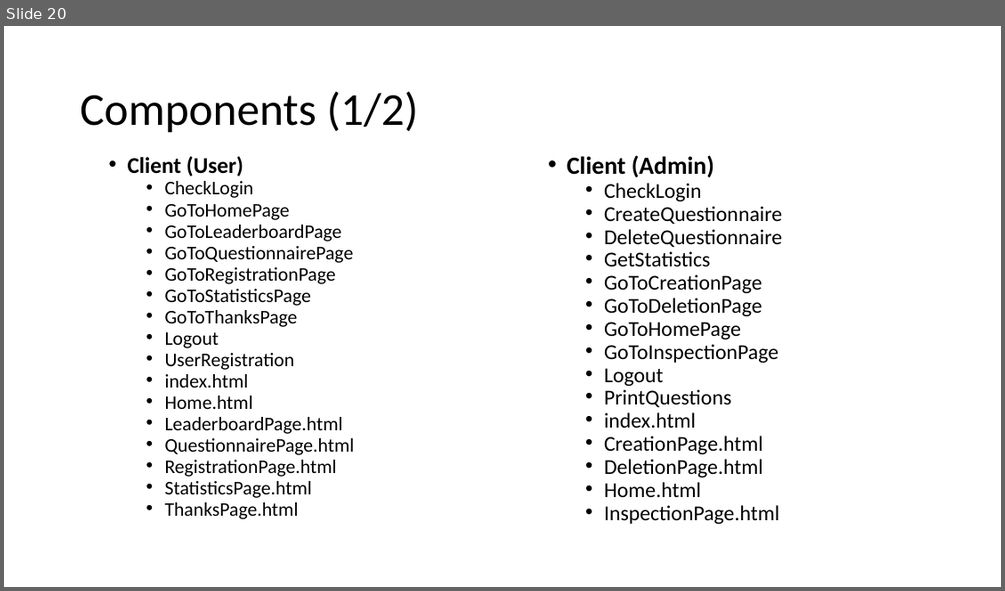
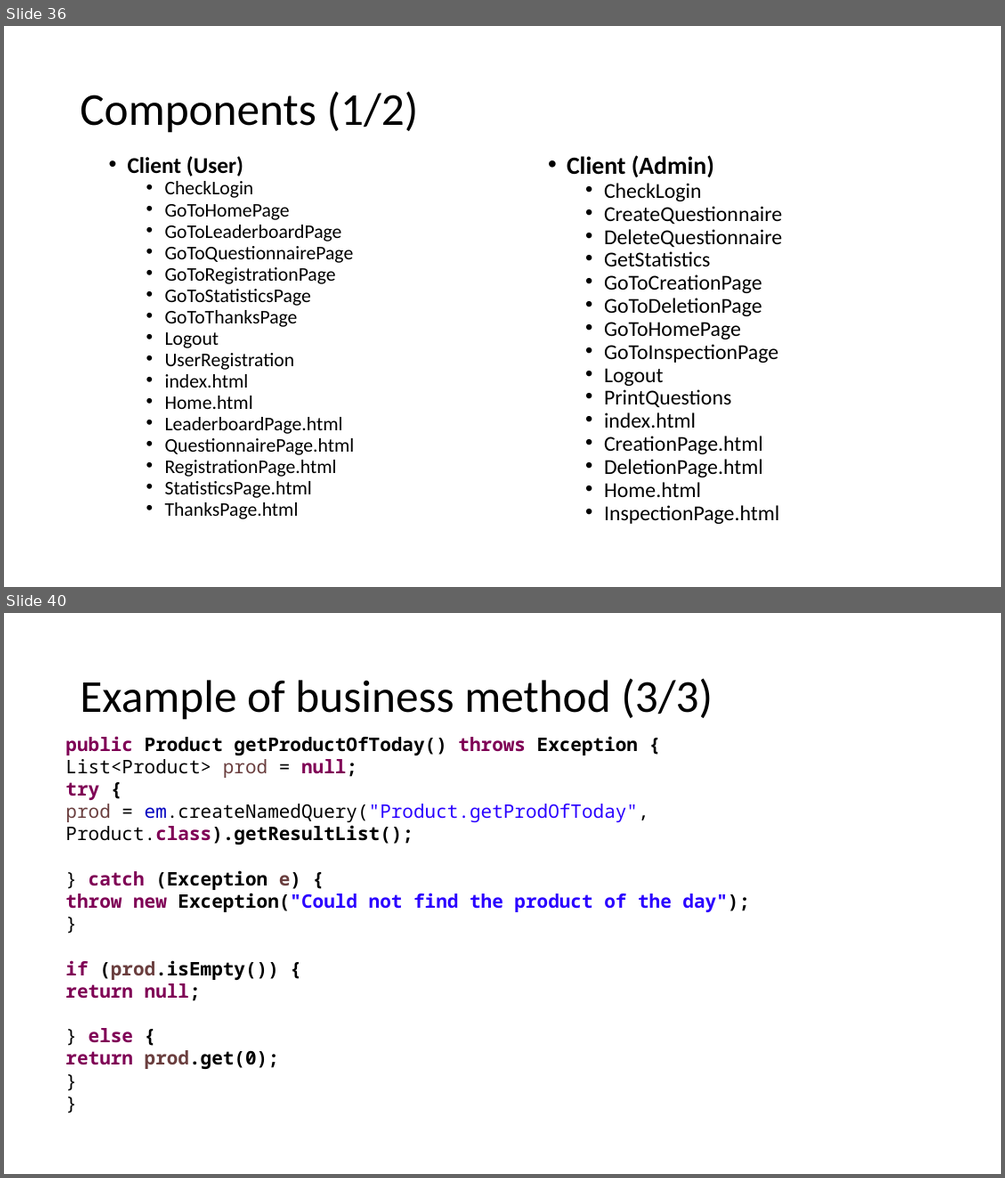
Before and after one commit to LudovicoRighi/EasyReview, a slide deck: PROJECT.pptx. Shown one above the other, each under a label of ours: slide 20 before the commit, slides 36 and 40 after it; the slides between them are not shown. The pictures are 1005x591 and 1005x1178 pixels, drawn with LibreOffice and Linux fonts; fonts in the diff are those of the drawing. Boxes give left, top, right and bottom in pixels: in the first picture for what was removed or moved away, otherwise in the second. Text is boxed around its words. In the diff, an @@ line names an element or a change of style, - is before the commit and + after.

```diff
--- a/PROJECT.pptx
+++ b/PROJECT.pptx
@@ slide 40 added at box(4, 613, 1001, 1174), background #FFFFFF @@
@@ title added at box(80, 678, 712, 720), 44 pt, text #000000 @@
+Example of business method (3/3)
@@ text added at box(65, 736, 750, 1069), 18 pt, text #000000, bold @@
+public Product getProductOfToday() throws Exception {
+List<Product> prod = null;
+try {
+prod = em.createNamedQuery("Product.getProdOfToday", Product.class).getResultList();
+} catch (Exception e) {
+throw new Exception("Could not find the product of the day");
+}
+if (prod.isEmpty()) {
+return null;
+} else {
+return prod.get(0);
+}
+}
@@ what was slide 20 is now slide 36 @@
```
Also in this commit, not shown: 2 slides changed, 18 other slides added, 5 other files.
